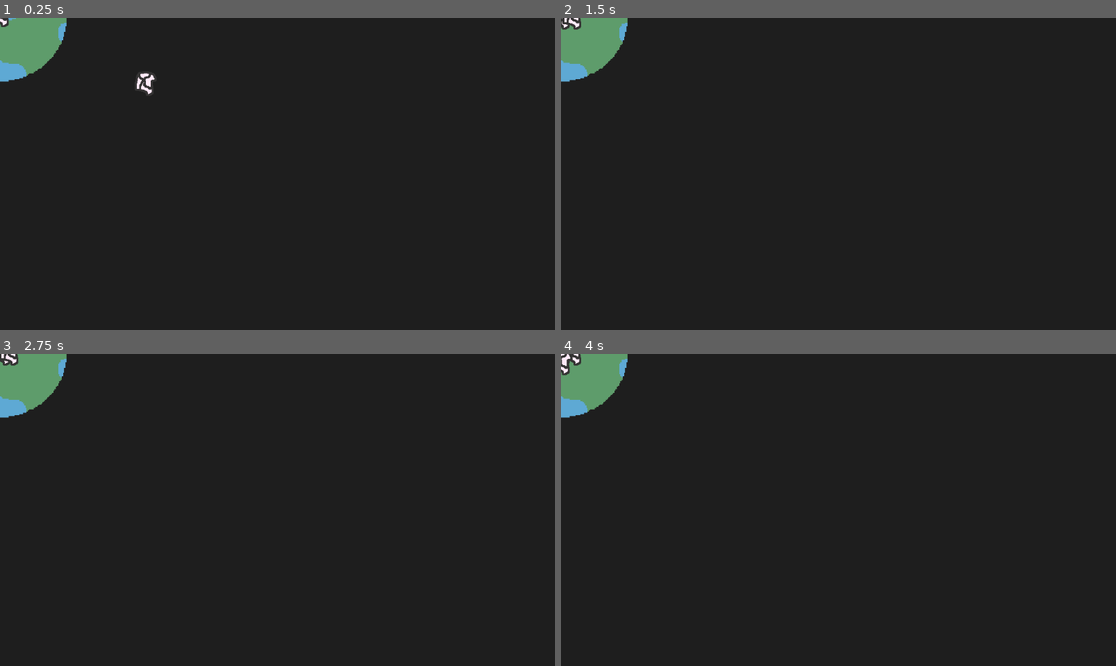
Above: before the commit, frames 1-4 (two rows, left to right).
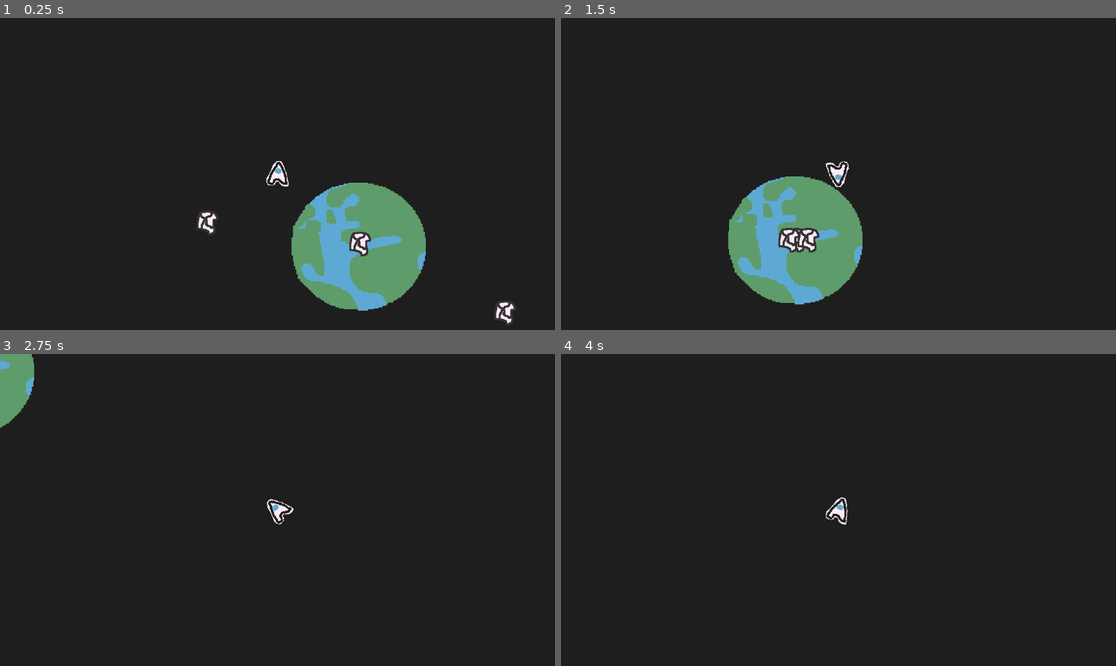
Above: after the commit, the same moments.

Repository: nusima-59487/stellar
Game: Godot game, scene res://game.tscn
Two runs of this game, one before a commit and one after it. Both use one fixed random seed, a clock stepped at 60 frames per second and the inputs below.
Inputs (mouse positions are in pixels of both pictures, inside the frame that each line leads up to):
- Up to frame 1 (0.25 s): no input
- Up to frame 2 (1.5 s): move the mouse to (960, 158) at 0.52 s; hold Right (ui_right) 0.53-1.28 s; move the mouse to (727, 189) at 1.27 s; hold Down (ui_down) from 1.28 s (still down)
- Up to frame 3 (2.75 s): move the mouse to (333, 441) at 2.02 s; release Down (ui_down) at 2.03 s; hold Right (ui_right) from 2.03 s (still down)
- Up to frame 4 (4 s): move the mouse to (810, 572) at 2.77 s; release Right (ui_right) at 2.78 s; hold Up (ui_up) 2.78-3.53 s; move the mouse to (1005, 556) at 3.52 s; hold Left (ui_left) from 3.53 s (still down)

The runs differ from the first frame. In frame 1, 10% of the frame differs, in the area x 0-93%, y 0-98%; in frame 2, 9.7%; in frame 3, 1.5%; in frame 4, 2.0%.

Commit message:
added cam

Diff:
--- a/game.tscn
+++ b/game.tscn
@@ -1,8 +1,8 @@
 [gd_scene format=3 uid="uid://ghwgwws3dhcp"]
 
 [ext_resource type="Texture2D" uid="uid://b588aj3hjqlq0" path="res://earth.png" id="1_80nbo"]
-[ext_resource type="PackedScene" uid="uid://bealsgd5r5mfq" path="res://player.tscn" id="2_e2o6t"]
 [ext_resource type="PackedScene" uid="uid://bcnqemqru3qx5" path="res://junk.tscn" id="2_e2o6t"]
+[ext_resource type="PackedScene" uid="uid://bealsgd5r5mfq" path="res://player.tscn" id="3_feb5d"]
 
 [node name="Node2D" type="Node2D" unique_id=1828940856]
 
@@ -12,6 +12,7 @@
 texture = ExtResource("1_80nbo")
 
 [node name="CharacterBody2D" parent="." unique_id=921207560 instance=ExtResource("2_e2o6t")]
+
 [node name="Junk CharBody2D" parent="." unique_id=312566469 instance=ExtResource("2_e2o6t")]
 position = Vector2(369, 169)
 
@@ -20,3 +21,6 @@
 
 [node name="Junk CharBody2D3" parent="." unique_id=952889131 instance=ExtResource("2_e2o6t")]
 position = Vector2(-702, 501)
+
+[node name="CharacterBody2D2" parent="." unique_id=1570872910 instance=ExtResource("3_feb5d")]
+position = Vector2(-170, -152)
--- a/player.tscn
+++ b/player.tscn
@@ -1,6 +1,6 @@
 [gd_scene format=3 uid="uid://bealsgd5r5mfq"]
 
-[ext_resource type="Script" uid="uid://c4lcd5dm0rrbi" path="res://movement.gd" id="1_onrkg"]
+[ext_resource type="Script" uid="uid://b16ae8fdnwfkw" path="res://scripts/movement.gd" id="1_onrkg"]
 [ext_resource type="Texture2D" uid="uid://df6s4hhjaj883" path="res://New Piskel (1).png" id="2_i3pqv"]
 
 [sub_resource type="SpriteFrames" id="SpriteFrames_hqtel"]
@@ -29,3 +29,5 @@
 
 [node name="CollisionShape2D" type="CollisionShape2D" parent="." unique_id=110113435]
 shape = SubResource("RectangleShape2D_onrkg")
+
+[node name="Camera2D" type="Camera2D" parent="." unique_id=1101902577]
